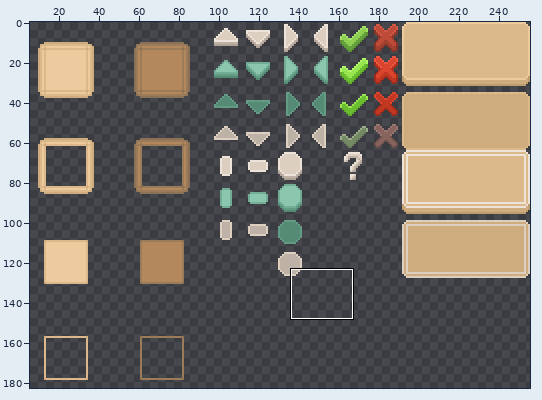
One commit to this sprite sheet: assets/ui/menuUI.png. The first picture is a wide view before the edit; the outline marks the close-up.
Close-up. Before the commit:
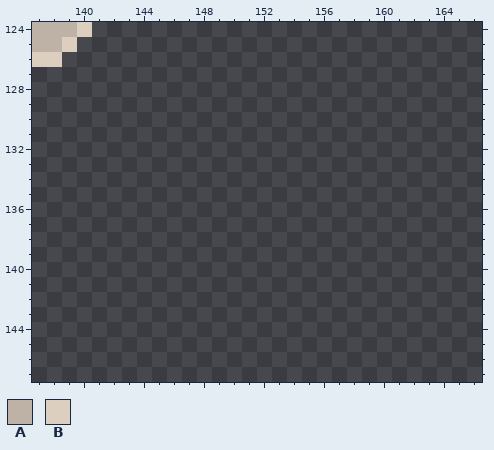
The file is 256x192 pixels. Shown: x 137..166, y 124..147. The wide view leaves out empty margins.
Palette (. is transparent): A #beb2a6  B #dccfc0
Pixels before, first column x 137:
124 AAAB
125 AAB.
126 BB..
After the commit:
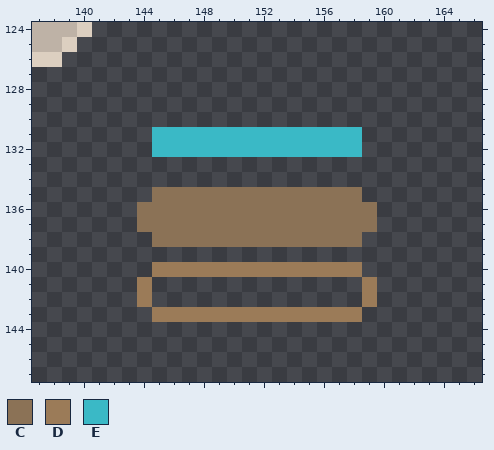
Colours new in this view: C #8b7256  D #9b7b58  E #3ab9c6
Changes in this commit:
{"y":131,"x":145,"old":"..............","new":"EEEEEEEEEEEEEE"}
{"y":132,"x":145,"old":"..............","new":"EEEEEEEEEEEEEE"}
{"y":135,"x":145,"old":"..............","new":"CCCCCCCCCCCCCC"}
{"y":136,"x":144,"old":"................","new":"CCCCCCCCCCCCCCCC"}
{"y":137,"x":144,"old":"................","new":"CCCCCCCCCCCCCCCC"}
{"y":138,"x":145,"old":"..............","new":"CCCCCCCCCCCCCC"}
{"y":140,"x":145,"old":"..............","new":"DDDDDDDDDDDDDD"}
{"y":141,"x":144,"old":".","new":"D"}
{"y":141,"x":159,"old":".","new":"D"}
{"y":142,"x":144,"old":".","new":"D"}
{"y":142,"x":159,"old":".","new":"D"}
{"y":143,"x":145,"old":"..............","new":"DDDDDDDDDDDDDD"}
{"label":"added","picture_box":[137,127,377,322]}
